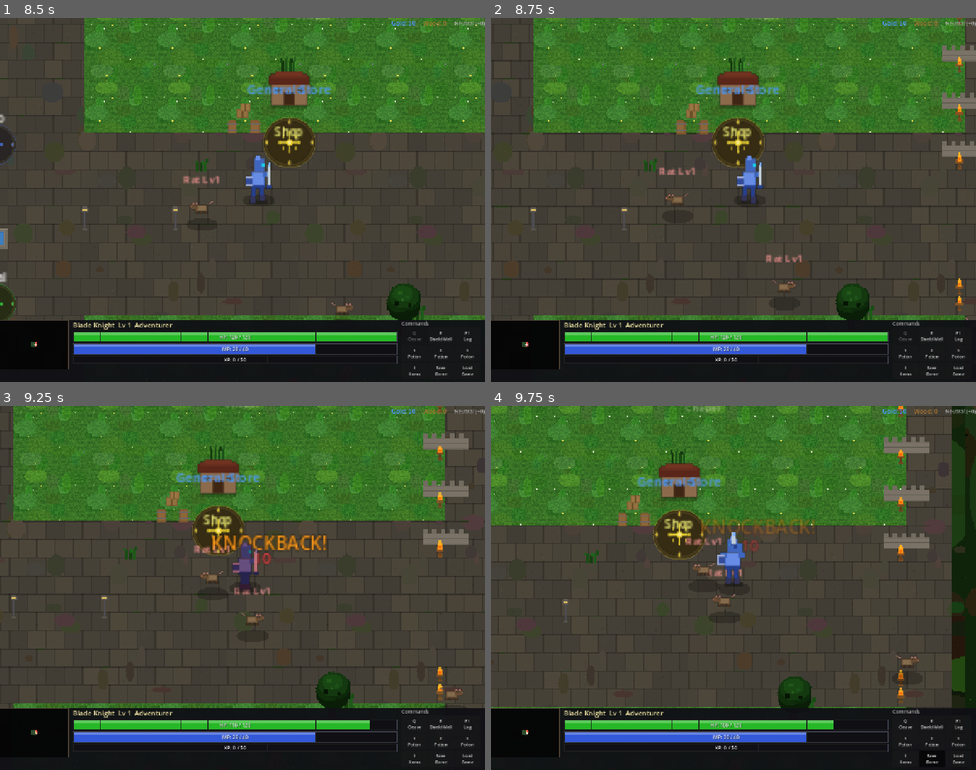
Above: before the commit, frames 1-4 (two rows, left to right).
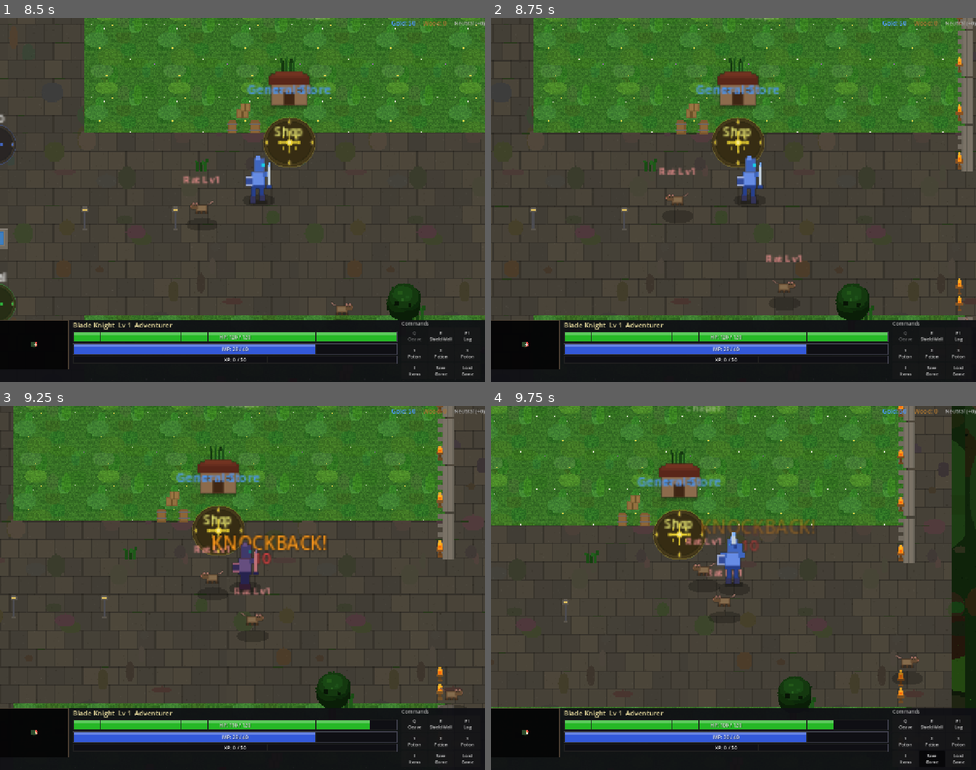
Above: after the commit, the same moments.

Repository: slxny/legends-open-rpg
Game: Godot game, scene res://scenes/main.tscn
Two runs of this game, one before a commit and one after it. Both use one fixed random seed, a clock stepped at 60 frames per second and the inputs below.
Inputs (mouse positions are in pixels of both pictures, inside the frame that each line leads up to):
- Up to frame 1 (8.5 s): click "SELECT" at 0.5 s; tap Enter at 1.25 s; drag from (33, 352) to (242, 258) at 1.27 s; drag from (388, 254) to (242, 174) at 2.02 s; move the mouse to (97, 145) at 2.77 s; hold A (move_left) 2.78-3.5 s; hold Space (attack) 2.78-3.5 s; drag from (266, 200) to (9, 291) at 3.52 s; drag from (470, 331) to (242, 200) at 4.27 s; click "Q Cleave" at 5 s; drag from (349, 181) to (242, 200) at 5.77 s; move the mouse to (455, 287) at 6.52 s; hold W (move_up) 6.53-7.25 s; tap 3 at 6.6 s; click (455, 287) at 6.67 s; drag from (291, 119) to (242, 178) at 7.27 s; move the mouse to (218, 272) at 8.02 s; hold D (move_right) from 8.03 s (still down); hold Q (ability_1) from 8.03 s (still down)
- Up to frame 2 (8.75 s): keep holding D (move_right); keep holding Q (ability_1)
- Up to frame 3 (9.25 s): release D (move_right) at 8.75 s; release Q (ability_1) at 8.75 s; drag from (484, 729) to (247, 529) at 8.77 s
- Up to frame 4 (9.75 s): move the mouse to (922, 759) at 9.52 s; hold S (move_down) from 9.53 s (still down); hold Space (attack) from 9.53 s (still down); click (922, 759) at 9.67 s

Frame 1 is identical in both runs. In frame 2, 1.2% of the frame differs, in the area x 93-100%, y 0-83%; in frame 3, 1.5%, in the area x 87-97%, y 0-83%; in frame 4, 1.5%.

Commit message:
Fix town side walls using horizontal sprite instead of vertical
The west and east town walls were using "town_wall_h" (40x14px,
horizontal) which made them appear as short horizontal segments
stacked vertically instead of a continuous vertical wall.

Added a new "town_wall_v" sprite (14x40px) with crenellations on
the left side, and updated havens_rest.gd to use it for the west
and east wall segments.

https://claude.ai/code/session_012os551rq58VMUGcUPanefS

Diff:
--- a/scenes/world/regions/havens_rest.gd
+++ b/scenes/world/regions/havens_rest.gd
@@ -349,11 +349,11 @@
 	# West wall segments (skip gate area around y=0)
 	for wy in range(-360, 361, 42):
 		if abs(wy) > 60:
-			_add_town_building(town, Vector2(-480, wy), "town_wall_h")
+			_add_town_building(town, Vector2(-480, wy), "town_wall_v")
 	# East wall segments
 	for wy in range(-360, 361, 42):
 		if abs(wy) > 60:
-			_add_town_building(town, Vector2(460, wy), "town_wall_h")
+			_add_town_building(town, Vector2(460, wy), "town_wall_v")
 
 	# ---- Watch towers at 4 corners ----
 	_add_town_building(town, Vector2(-460, -370), "watch_tower")
--- a/scripts/autoloads/sprite_generator.gd
+++ b/scripts/autoloads/sprite_generator.gd
@@ -44,7 +44,7 @@
 		"dirt", "dirt_path", "water", "stone_floor", "snow", "ice",
 		"terrain_blob", "dirt_patch"])
 	# Buildings & town structures
-	names.append_array(["town_wall_h", "watch_tower", "town_fountain",
+	names.append_array(["town_wall_h", "town_wall_v", "watch_tower", "town_fountain",
 		"shop_building", "armory_building", "inn_building", "barracks_building",
 		"stable_building", "chapel_building", "tavern_building",
 		"crate_stack", "barrel", "well", "lamp_post", "wall_torch",
@@ -134,7 +134,7 @@
 			"barracks_building", "inn_building", "watch_tower", "town_fountain",
 			"stable_building", "chapel_building", "tavern_building",
 			"crate_stack", "barrel", "well", "lamp_post", "wall_torch",
-			"town_wall_h", "woodworking_bench"]:
+			"town_wall_h", "town_wall_v", "woodworking_bench"]:
 		_asset_dirs[n] = "buildings"
 	# Beacons
 	for n in ["beacon_green", "beacon_yellow", "beacon_blue", "beacon_red", "beacon_cyan"]:
@@ -223,6 +223,7 @@
 	_gen_or_load("well")
 	_gen_or_load("lamp_post")
 	_gen_or_load("town_wall_h")
+	_gen_or_load("town_wall_v")
 	_gen_or_load("woodworking_bench")
 	_gen_or_load("town_grass")
 	_gen_or_load("landing_pad")
@@ -2896,6 +2897,19 @@
 	_fill_rect(img, 0, 8, 40, 1, Color(0.38, 0.36, 0.32))
 	textures["town_wall_h"] = ImageTexture.create_from_image(img)
 
+func _gen_town_wall_v() -> void:
+	var img = Image.create(14, 40, false, Image.FORMAT_RGBA8)
+	img.fill(Color(0, 0, 0, 0))
+	# Wall body
+	_fill_rect(img, 4, 0, 10, 40, Color(0.42, 0.4, 0.36))
+	_fill_rect(img, 5, 0, 8, 40, Color(0.48, 0.45, 0.4))
+	# Crenellations (notches on left side)
+	for cy in range(0, 40, 8):
+		_fill_rect(img, 0, cy, 5, 4, Color(0.45, 0.42, 0.38))
+	# Mortar lines
+	_fill_rect(img, 8, 0, 1, 40, Color(0.38, 0.36, 0.32))
+	textures["town_wall_v"] = ImageTexture.create_from_image(img)
+
 func _gen_woodworking_bench() -> void:
 	var img = Image.create(44, 44, false, Image.FORMAT_RGBA8)
 	img.fill(Color(0, 0, 0, 0))
